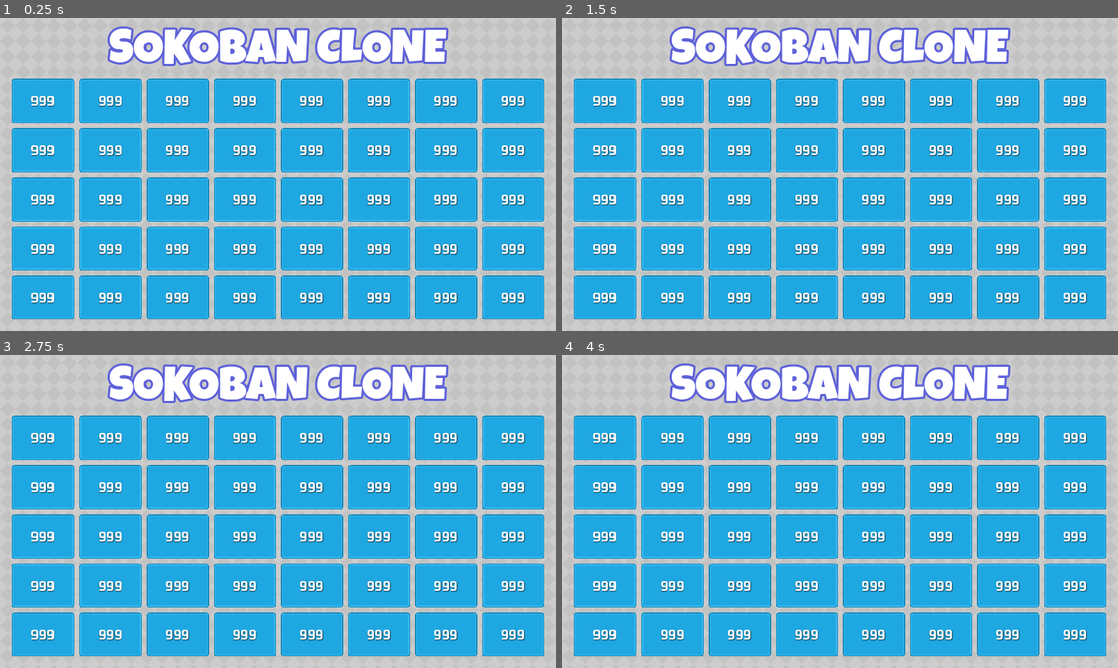
Above: before the commit, frames 1-4 (two rows, left to right).
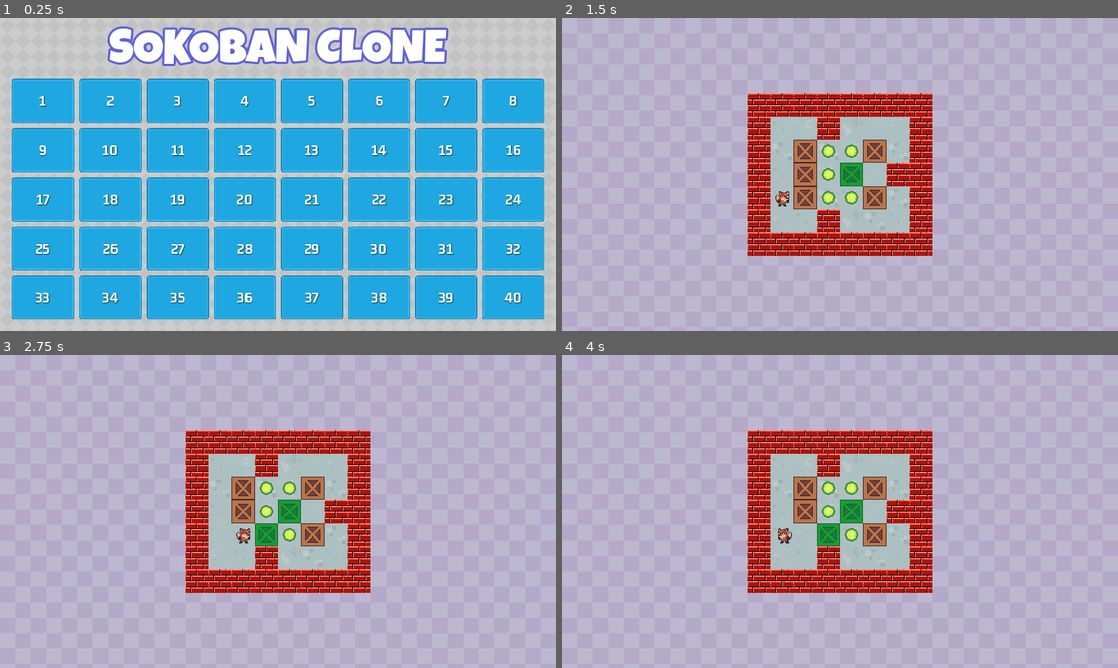
Above: after the commit, the same moments.

Repository: fj0lverkr/sokobanclone
Game: Godot game, scene res://scenes/main/main.tscn
The game is run twice, just before and just after one commit, with the same random seed, the same clock (stepped at 60 frames per second) and the same inputs.
Inputs (mouse positions are in pixels of both pictures, inside the frame that each line leads up to):
- Up to frame 1 (0.25 s): no input
- Up to frame 2 (1.5 s): tap Enter at 0.5 s; move the mouse to (962, 158) at 0.52 s; press the mouse at (962, 158) at 0.53 s; hold D (right) 0.53-1.28 s; tap Space at 1.25 s; move the mouse to (728, 190) at 1.27 s; release the mouse at (728, 190) at 1.28 s; hold S (down) from 1.28 s (still down); click (728, 190) at 1.35 s
- Up to frame 3 (2.75 s): tap Enter at 2 s; move the mouse to (333, 442) at 2.02 s; release S (down) at 2.03 s; press the mouse at (333, 442) at 2.03 s; hold D (right) from 2.03 s (still down)
- Up to frame 4 (4 s): tap Space at 2.75 s; move the mouse to (812, 574) at 2.77 s; release D (right) at 2.78 s; release the mouse at (812, 574) at 2.78 s; hold W (up) 2.78-3.53 s; click (812, 574) at 2.85 s; tap Enter at 3.5 s; move the mouse to (1006, 558) at 3.52 s; press the mouse at (1006, 558) at 3.53 s; hold A (left) from 3.53 s (still down)

The runs differ from the first frame. In frame 1, 5.0% of the frame differs, in the area x 5-95%, y 24-92%; in frame 2, 85%, in the area x 0-100%, y 0-100%; in frame 3, 85%; in frame 4, 85%.

Commit message:
Navigation between level and main

Diff:
--- a/project.godot
+++ b/project.godot
@@ -53,6 +53,21 @@
 "events": [Object(InputEventKey,"resource_local_to_scene":false,"resource_name":"","device":-1,"window_id":0,"alt_press …(192 unchanged characters)…
 ]
 }
+click_left={
+"deadzone": 0.5,
+"events": [Object(InputEventMouseButton,"resource_local_to_scene":false,"resource_name":"","device":-1,"window_id":0,"alt_pressed":false,"shift_pressed":false,"ctrl_pressed":false,"meta_pressed":false,"button_mask":1,"position":Vector2(154, 11),"global_position":Vector2(163, 57),"factor":1.0,"button_index":1,"canceled":false,"pressed":true,"double_click":false,"script":null)
+]
+}
+escape={
+"deadzone": 0.5,
+"events": [Object(InputEventKey,"resource_local_to_scene":false,"resource_name":"","device":-1,"window_id":0,"alt_pressed":false,"shift_pressed":false,"ctrl_pressed":false,"meta_pressed":false,"pressed":false,"keycode":0,"physical_keycode":4194305,"key_label":0,"unicode":0,"location":0,"echo":false,"script":null)
+]
+}
+reload_level={
+"deadzone": 0.5,
+"events": [Object(InputEventKey,"resource_local_to_scene":false,"resource_name":"","device":-1,"window_id":0,"alt_pressed":false,"shift_pressed":false,"ctrl_pressed":false,"meta_pressed":false,"pressed":false,"keycode":0,"physical_keycode":82,"key_label":0,"unicode":114,"location":0,"echo":false,"script":null)
+]
+}
 
 [rendering]
 
--- a/scenes/level/level.gd
+++ b/scenes/level/level.gd
@@ -8,6 +8,7 @@
 @onready var player: AnimatedSprite2D = $Player
 @onready var camera: Camera2D = $Camera2D
 
+var _lns: String = "1"
 var _total_moves: int = 0
 var _player_tile: Vector2i
 var _boxes_on_target: int = 0
@@ -20,6 +21,13 @@
 
 func _process(_delta: float) -> void:
 	var md: Vector2i
+
+	# temporary easy way out of levels
+	if Input.is_action_just_pressed("escape"):
+		GameManager._go_to_main()
+
+	if Input.is_action_just_pressed("reload_level"):
+		SignalBus.on_level_selected.emit(_lns)
 
 	if Input.is_action_just_pressed("up"):
 		md = Vector2i.UP
@@ -127,13 +135,10 @@
 
 	tl_box.set_cell(nt, Constants.TILE_SET_SOURCE_ID, _get_atlas_coord(new_tile_type))
 
-	if _tile_is_target(ot):
-		_boxes_on_target -= 1
+	_check_boxes_on_target()
 
-	if _tile_is_target(nt):
-		_boxes_on_target += 1
-
-	print("Boxes on target: %s/%s" % [str(_boxes_on_target), str(_total_targets)])
+	if _boxes_on_target == _total_targets:
+		SignalBus.on_level_complete.emit(_lns, _total_moves)
 
 
 func _place_player(tile_coord: Vector2i) -> void:
@@ -152,9 +157,22 @@
 	camera.position.y = (used_rect.position.y + float(used_rect.size.y) / 2) * Constants.TILE_SIZE
 
 
+func _check_boxes_on_target() -> void:
+	var on_target: int = 0
+	var boxes: Array[Vector2i] = tl_box.get_used_cells()
+	var targets: Array[Vector2i] = tl_target.get_used_cells()
+
+	for t: Vector2i in targets:
+		if boxes.has(t):
+			on_target += 1
+
+	_boxes_on_target = on_target
+	print("Boxes on target: %s/%s" % [str(_boxes_on_target), str(_total_targets)])
+
+
 func _setup() -> void:
-	var lns: String = GameManager._level_selected
-	var level_data: LevelLayout = LevelBuilder.get_data_for_level(lns)
+	_lns = GameManager._level_selected
+	var level_data: LevelLayout = LevelBuilder.get_data_for_level(_lns)
 	var layers: LevelLayerFactory = level_data.get_level_layers()
 	var player_pos: Vector2i = level_data.get_player_pos()
 
@@ -168,3 +186,4 @@
 	_place_camera()
 	_place_player(player_pos)
 	_total_targets = tl_target.get_used_cells().size()
+	_check_boxes_on_target()
--- /dev/null
+++ b/scenes/level_button/level_button.gd
@@ -0,0 +1,19 @@
+class_name LevelButton
+extends NinePatchRect
+
+@onready var label: Label = $LevelLabel
+
+var _button_level: String = "1"
+
+
+func _ready() -> void:
+	label.text = _button_level
+
+
+func set_button_level(ln: String) -> void:
+	_button_level = ln
+
+
+func _on_gui_input(event: InputEvent) -> void:
+	if event.is_action_pressed("click_left"):
+		SignalBus.on_level_selected.emit(_button_level)
--- a/scenes/level_button/level_button.tscn
+++ b/scenes/level_button/level_button.tscn
@@ -1,6 +1,7 @@
-[gd_scene load_steps=4 format=3 uid="uid://rcpsfuayrsa5"]
+[gd_scene load_steps=5 format=3 uid="uid://rcpsfuayrsa5"]
 
 [ext_resource type="Texture2D" uid="uid://ci1ibwlb8wgcx" path="res://assets/blue_panel.png" id="1_fd4gg"]
+[ext_resource type="Script" path="res://scenes/level_button/level_button.gd" id="2_bsdoi"]
 [ext_resource type="LabelSettings" uid="uid://dt4d8t41tnpa1" path="res://assets/GM_white_32.tres" id="2_kbg7n"]
 [ext_resource type="Texture2D" uid="uid://cc317rfv6tq25" path="res://assets/green_checkmark.png" id="3_qll62"]
 
@@ -10,11 +11,13 @@
 offset_bottom = 40.0
 size_flags_horizontal = 3
 size_flags_vertical = 3
+mouse_filter = 0
 texture = ExtResource("1_fd4gg")
 patch_margin_left = 10
 patch_margin_top = 10
 patch_margin_right = 10
 patch_margin_bottom = 10
+script = ExtResource("2_bsdoi")
 
 [node name="LevelLabel" type="Label" parent="."]
 layout_mode = 1
@@ -36,3 +39,5 @@
 offset_right = 25.0
 offset_bottom = 24.0
 texture = ExtResource("3_qll62")
+
+[connection signal="gui_input" from="." to="." method="_on_gui_input"]
--- a/scenes/main/main.gd
+++ b/scenes/main/main.gd
@@ -15,5 +15,6 @@
 	var num_levels: int = LevelBuilder.get_num_levels()
 	grid.columns = num_cols
 	for l: int in range(num_levels):
-		var button: Node = LEVEL_BUTTON.instantiate()
+		var button: LevelButton = LEVEL_BUTTON.instantiate()
+		button.set_button_level(str(l + 1))
 		grid.add_child(button)
--- a/singletons/game_manager.gd
+++ b/singletons/game_manager.gd
@@ -1,6 +1,29 @@
 extends Node
+
+const MAIN_SCENE: PackedScene = preload("res://scenes/main/main.tscn")
+const LEVEL_SCENE: PackedScene = preload("res://scenes/level/level.tscn")
 
 var _level_selected: String = "1"
 
+
+func _ready() -> void:
+    SignalBus.on_level_selected.connect(_on_level_selected)
+    SignalBus.on_level_complete.connect(_on_level_complete)
+
+
+func _on_level_selected(l: String) -> void:
+    _level_selected = l
+    get_tree().change_scene_to_packed(LEVEL_SCENE)
+
+
+func _go_to_main() -> void:
+    get_tree().change_scene_to_packed(MAIN_SCENE)
+
+
 func _get_selected_level() -> String:
     return _level_selected
+
+
+func _on_level_complete(_l: String, _m: int) -> void:
+    #do stuff to save the moves for this level and the fact that it is completed
+    _go_to_main()
--- a/singletons/signal_bus.gd
+++ b/singletons/signal_bus.gd
@@ -1,3 +1,4 @@
 extends Node
 
-signal on_level_complete(level: int, moves: int)
+signal on_level_selected(level: String)
+signal on_level_complete(level: String, moves: int)
